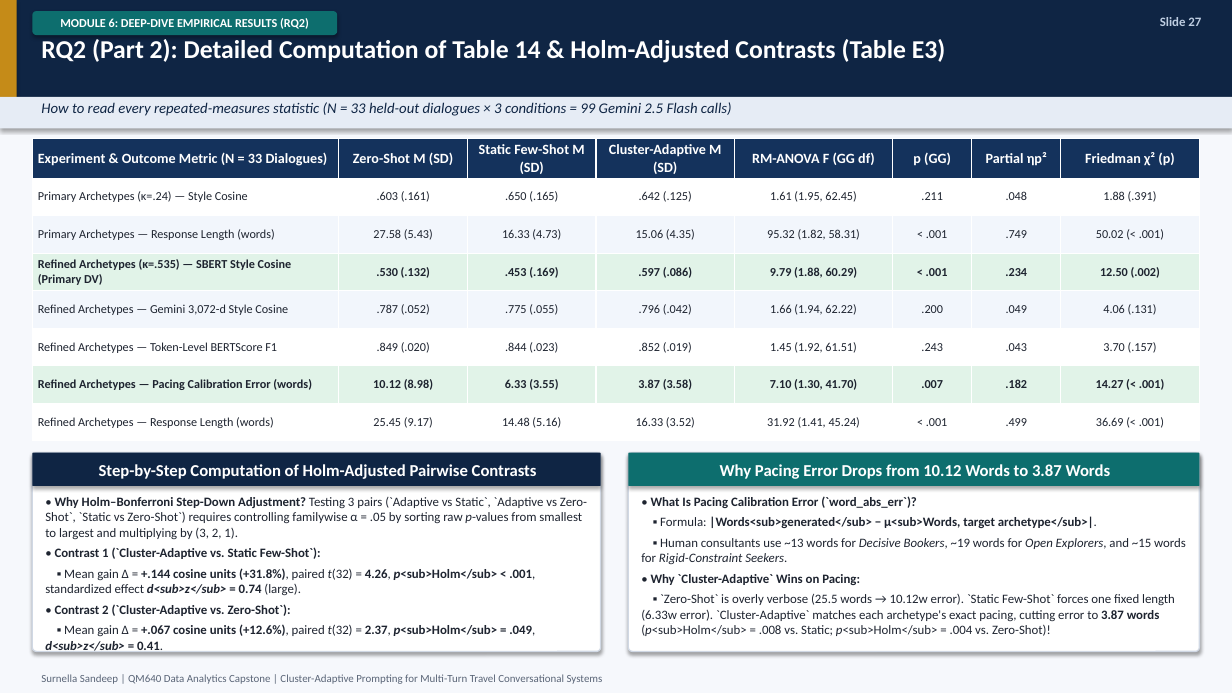
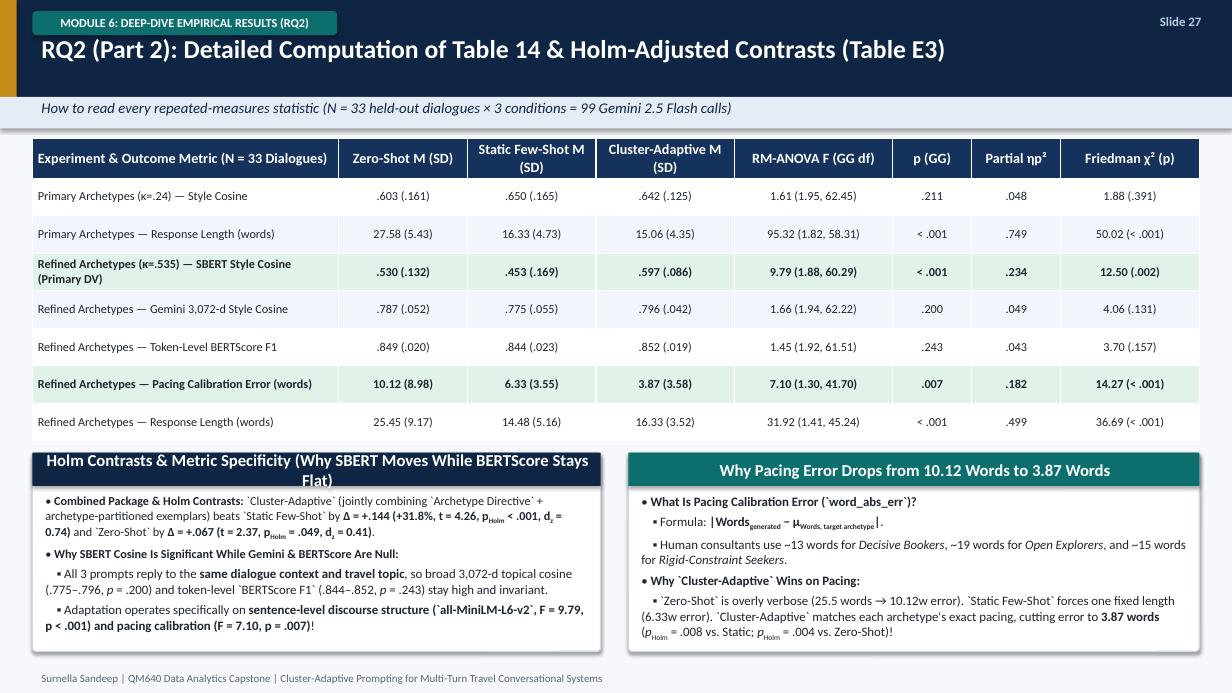
Before and after one commit to surnella/QM640-Dialogue-Clustering-Capstone, a slide deck: slide 27 of final/QM_640_Defense_Presentation_Sandeep_Surnella.pptx. Drawn at 1232x693 pixels with LibreOffice and Linux fonts; fonts in the diff are those of the drawing. Boxes give left, top, right and bottom in pixels: in the first picture for what was removed or moved away, otherwise in the second. Text is boxed around its words. In the diff, an @@ line names an element or a change of style, - is before the commit and + after.

```diff
--- a/final/QM_640_Defense_Presentation_Sandeep_Surnella.pptx
+++ b/final/QM_640_Defense_Presentation_Sandeep_Surnella.pptx
@@ text in rounded rectangle at (x1=47, y1=452, x2=589, y2=490): text changed @@
-Step-by-Step Computation of Holm-Adjusted Pairwise Contrasts
+Holm Contrasts & Metric Specificity (Why SBERT Moves While BERTScore Stays Flat)
@@ text at (x1=45, y1=496, x2=584, y2=632): text changed; bold off @@
-• Why Holm–Bonferroni Step-Down Adjustment? Testing 3 pairs (`Adaptive vs Static`, `Adaptive vs Zero-Shot`, `Static vs Zero-Shot`) requires controlling familywise α = .05 by sorting raw p-values from smallest to largest and multiplying by (3, 2, 1).
-• Contrast 1 (`Cluster-Adaptive vs. Static Few-Shot`):
-▪ Mean gain Δ = +.144 cosine units (+31.8%), paired t(32) = 4.26, p<sub>Holm</sub> < .001, standardized effect d<sub>z</sub> = 0.74 (large).
-• Contrast 2 (`Cluster-Adaptive vs. Zero-Shot`):
-▪ Mean gain Δ = +.067 cosine units (+12.6%), paired t(32) = 2.37, p<sub>Holm</sub> = .049, d<sub>z</sub> = 0.41.
+• Combined Package & Holm Contrasts: `Cluster-Adaptive` (jointly combining `Archetype Directive` + archetype-partitioned exemplars) beats `Static Few-Shot` by Δ = +.144 (+31.8%, t = 4.26, pHolm < .001, dz = 0.74) and `Zero-Shot` by Δ = +.067 (t = 2.37, pHolm = .049, dz = 0.41).
+• Why SBERT Cosine Is Significant While Gemini & BERTScore Are Null:
+▪ All 3 prompts reply to the same dialogue context and travel topic, so broad 3,072-d topical cosine (.775–.796, p = .200) and token-level `BERTScore F1` (.844–.852, p = .243) stay high and invariant.
+▪ Adaptation operates specifically on sentence-level discourse structure (`all-MiniLM-L6-v2`, F = 9.79, p < .001) and pacing calibration (F = 7.10, p = .007)!
@@ text at (x1=660, y1=517, x2=875, y2=531): text changed @@
-▪ Formula: |Words<sub>generated</sub> − μ<sub>Words, target archetype</sub>|.
+▪ Formula: |Wordsgenerated − μWords, target archetype|.
@@ text at (x1=641, y1=596, x2=1175, y2=638): text changed @@
-▪ `Zero-Shot` is overly verbose (25.5 words → 10.12w error). `Static Few-Shot` forces one fixed length (6.33w error). `Cluster-Adaptive` matches each archetype's exact pacing, cutting error to 3.87 words (p<sub>Holm</sub> = .008 vs. Static; p<sub>Holm</sub> = .004 vs. Zero-Shot)!
+▪ `Zero-Shot` is overly verbose (25.5 words → 10.12w error). `Static Few-Shot` forces one fixed length (6.33w error). `Cluster-Adaptive` matches each archetype's exact pacing, cutting error to 3.87 words (pHolm = .008 vs. Static; pHolm = .004 vs. Zero-Shot)!
```
Also in this commit, not shown: 21 other slides changed, 4 slides added, 16 other files.
